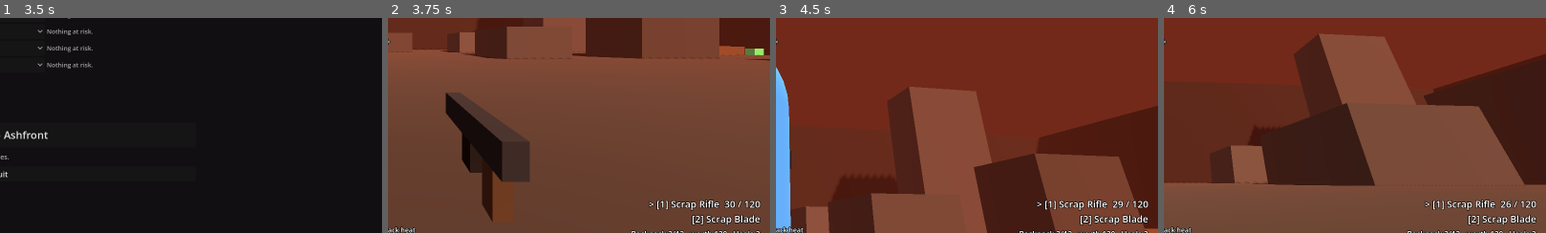
Above: before the commit, frames 1-4 (left to right).
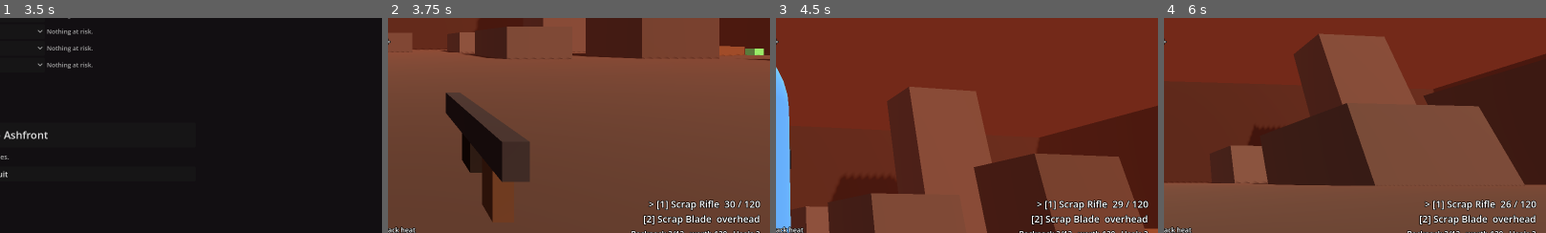
Above: after the commit, the same moments.

Repository: czinabu/projectares
Game: Godot game, scene res://scenes/main.tscn
Two runs of this game, one before a commit and one after it. Both use one fixed random seed, a clock stepped at 60 frames per second and the inputs below.
Inputs (mouse positions are % of the whole screen's width and height, from its top left):
- Up to frame 1 (3.5 s): click "Scrap kit (free)" at 0.5 s; click "Scrap kit (free)" at 1.25 s; click "Scrap kit (free)" at 2 s; click "Scrap kit (free)" at 2.75 s
- Up to frame 2 (3.75 s): click "Deploy to Ashfront" at 3.5 s
- Up to frame 3 (4.5 s): tap V (toggle_view) at 4.25 s; move the mouse to (55, 50) at 4.27 s; hold W (move_forward) from 4.28 s (still down); hold Right mouse button (alt_fire) from 4.28 s (still down); click (55, 50) at 4.42 s
- Up to frame 4 (6 s): keep holding W (move_forward); tap Space (jump) at 4.52, 4.82, 5.27, 5.57 s; tap Q (dash) at 4.55, 5.1 s; tap V (toggle_view) at 5, 5.75 s; move the mouse to (45, 50) at 5.02 s; release Right mouse button (alt_fire) at 5.03 s; click (45, 50) at 5.3 s; move the mouse to (52, 48) at 5.77 s; press the mouse at (52, 48) at 5.78 s
The pictures show only the part of the screen within x 50-100%, y 44-94%; the shares and areas given below are measured in that part.

Frame 1 is identical in both runs. In frame 2, 0.9% of the frame differs, in the area x 66-98%, y 91-97%; in frame 3, 0.9%; in frame 4, 0.9%.

Commit message:
Add three-direction melee: attacks, guards and parries pick a side
The command now carries a melee stance (overhead, left, right), set by
mouse flicks for the player and chosen by bots. An attack takes the stance
it starts in and a guard takes the stance it is raised in. A guard or parry
only stops a melee hit arriving on the side it covers. Bullets are still
partly blocked by any guard. Windup and guard poses show their side, and
the HUD marks your stance and warns which side an enemy swing is coming at.
Melee bots vary their attack side and guard between swings.

Co-Authored-By: Claude Fable 5.2 <noreply@anthropic.com>
Claude-Session: https://claude.ai/code/session_01GXE5t49NqYsEdwF6FLZEG3

Diff:
--- a/core/actor/actor_command.gd
+++ b/core/actor/actor_command.gd
@@ -30,6 +30,9 @@
 ## A weapon's special action (heavy attack for melee).
 var tertiary_pressed := false
 var reload_pressed := false
+## Melee stance, a `MeleeWeapon.Dir`: 0 overhead, 1 left, 2 right. Attacks and
+## guards take the stance they start in. It stays until changed.
+var stance := 0
 
 var interact_pressed := false
 var heal_pressed := false
--- a/core/ai/bot_brain.gd
+++ b/core/ai/bot_brain.gd
@@ -17,6 +17,9 @@
 var burst_pause := 0.7
 var patrol_radius := 22.0
 var give_up_time := 7.0
+## Chance that a melee bot reads the side of an incoming swing in time.
+var guard_skill := 0.4
+var guard_reaction := 0.22
 
 var state := State.PATROL
 var actor: Actor
@@ -40,6 +43,11 @@
 var _strafe_sign := 1.0
 var _strafe_left := 0.0
 var _melee_wait := 0.0
+var _guard_delay := 0.0
+var _guard_dir := 0
+var _read_left := 0.0
+var _read_dir := 0
+var _threat_seen := false
 
 
 func _ready() -> void:
@@ -61,6 +69,7 @@
 	var cmd := actor.cmd
 	cmd.clear_one_shots()
 	cmd.primary = false
+	cmd.secondary = false
 	cmd.sprint = false
 	cmd.move = Vector2.ZERO
 	cmd.aim_dir = Vector3.ZERO
@@ -133,17 +142,42 @@
 			_burst_left = burst_time
 
 
-## Rush the target and swing when in reach. Swings have a visible windup, so a
-## well-timed parry turns the fight.
+## Rush the target and swing from a random side when in reach. Between swings
+## the bot guards one side on a guess, and sometimes reads an incoming swing
+## and moves its guard to meet it. Swings have a visible windup, so a
+## well-timed parry on the right side turns the fight.
 func _attack_melee(cmd: ActorCommand, blade: MeleeWeapon, delta: float) -> void:
 	var dist := _flat_dist(target.global_position)
 	_melee_wait = maxf(0.0, _melee_wait - delta)
+	_guard_delay = maxf(0.0, _guard_delay - delta)
 	if dist > blade.reach * 0.7:
 		cmd.sprint = true
 		_move_toward(cmd, target.global_position, delta, false)
-	if dist <= blade.reach * 0.9 and _melee_wait <= 0.0 and _seen_time >= reaction_time:
+
+	var foe_blade := target.get_active_weapon() as MeleeWeapon
+	var threatened := foe_blade != null and foe_blade.is_winding_up() and dist <= foe_blade.reach * 1.5
+	if threatened and not _threat_seen and _rng.randf() < guard_skill:
+		_read_left = guard_reaction
+		_read_dir = MeleeWeapon.mirror(foe_blade.attack_dir)
+	_threat_seen = threatened
+	if _read_left > 0.0:
+		_read_left -= delta
+		if _read_left <= 0.0 and _guard_dir != _read_dir:
+			# Drop the guard for a tick so it comes back up on the right side.
+			_guard_dir = _read_dir
+			return
+
+	if dist <= blade.reach * 0.9 and _melee_wait <= 0.0 and _seen_time >= reaction_time and not threatened:
+		cmd.stance = _rng.randi_range(0, MeleeWeapon.Dir.size() - 1)
 		cmd.primary_pressed = true
 		_melee_wait = _rng.randf_range(1.0, 1.7)
+		_guard_delay = 0.75
+		_guard_dir = _rng.randi_range(0, MeleeWeapon.Dir.size() - 1)
+		return
+	if dist <= blade.reach * 1.6 and _guard_delay <= 0.0 and _seen_time >= reaction_time \
+			and not blade.is_winding_up():
+		cmd.stance = _guard_dir
+		cmd.secondary = true
 
 
 func _patrol(cmd: ActorCommand, delta: float) -> void:
--- a/core/combat/damage_info.gd
+++ b/core/combat/damage_info.gd
@@ -10,6 +10,9 @@
 var kind := "bullet"
 var position := Vector3.ZERO
 ## Set by the target's guard: part of the hit was blocked, or all of it parried.
+## For melee: the `MeleeWeapon.Dir` the swing comes from, as the attacker sees
+## it. Below zero means the hit has no direction.
+var direction := -1
 var blocked := false
 var parried := false
 
--- a/core/combat/melee_weapon.gd
+++ b/core/combat/melee_weapon.gd
@@ -7,14 +7,27 @@
 ## Defense: hold block to stop hits from the front at a stamina cost. Raising the
 ## guard just before a hit lands is a parry: no damage, the attacker is
 ## staggered, and your next hit is a stronger riposte.
+##
+## Everything is directional. The actor's command carries a stance (overhead,
+## left or right). An attack takes the stance it was started in, and a guard
+## takes the stance it was raised in. A guard only stops a melee hit that comes
+## at the side it covers, so you read the enemy's windup and they read yours.
 
 signal swung(kind: String)
 signal blocked_hit(info: DamageInfo)
 signal parried_hit(info: DamageInfo)
 
+enum Dir { OVERHEAD, LEFT, RIGHT }
+
+const DIR_NAMES := ["overhead", "left", "right"]
 const REST_POSE := -0.45
 const GUARD_POSE := 0.25
 const SWING_TIME := 0.16
+const WINDUP_ROLL := 1.1
+## Where the blade is held, relative to the hand, for each guard.
+const GUARD_OFFSET_OVERHEAD := Vector3(-0.25, 0.3, 0.0)
+const GUARD_OFFSET_LEFT := Vector3(-0.5, 0.05, 0.0)
+const GUARD_OFFSET_RIGHT := Vector3(0.12, 0.05, 0.0)
 
 var light_damage := 28.0
 var heavy_damage := 65.0
@@ -47,6 +60,13 @@
 var riposte_window := 1.6
 var riposte_mult := 1.5
 
+## The stance the actor is asking for right now.
+var stance := Dir.OVERHEAD
+## The side the current or last attack comes from, as the attacker sees it.
+var attack_dir := Dir.OVERHEAD
+## The side the guard covers, as the defender sees it. Set when it is raised.
+var guard_dir := Dir.OVERHEAD
+
 var combo_step := 0
 var _cooldown := 0.0
 var _combo_timer := 0.0
@@ -68,8 +88,23 @@
 	return root
 
 
+## A swing from the attacker's left arrives on the defender's right.
+static func mirror(dir: int) -> int:
+	if dir == Dir.LEFT:
+		return Dir.RIGHT
+	if dir == Dir.RIGHT:
+		return Dir.LEFT
+	return dir
+
+
+## True when a guard facing `p_guard_dir` covers a hit thrown from `p_attack_dir`.
+## Hits with no direction (below zero) can be stopped by any guard.
+static func guard_covers(p_guard_dir: int, p_attack_dir: int) -> bool:
+	return p_attack_dir < 0 or p_guard_dir == mirror(p_attack_dir)
+
+
 func controls_hint() -> String:
-	return "Left mouse combo   Right mouse block, tap just before a hit to parry   F heavy lunge, or dive slam in the air"
+	return "Flick the mouse left, right or up to pick a side   Left mouse attacks from that side   Right mouse guards that side, tap just before a hit to parry   F heavy lunge, or dive slam in the air"
 
 
 func is_blocking() -> bool:
@@ -100,9 +135,11 @@
 
 
 func handle_input(cmd: ActorCommand, delta: float) -> void:
+	stance = clampi(cmd.stance, 0, Dir.size() - 1) as Dir
 	var wants_block := cmd.secondary and not _slamming and _windup_left <= 0.0 and actor.stamina > 0.0
 	if wants_block and not _blocking:
 		_block_time = 0.0
+		guard_dir = stance
 	_blocking = wants_block
 	if _blocking:
 		_block_time += delta
@@ -127,14 +164,14 @@
 
 func status_text() -> String:
 	if _blocking:
-		return "%s  guarding" % display_name
+		return "%s  guarding %s" % [display_name, DIR_NAMES[guard_dir]]
 	if _slamming:
 		return "%s  dive slam" % display_name
 	if actor.riposte_left > 0.0:
 		return "%s  riposte ready" % display_name
 	if combo_step > 0:
-		return "%s  combo %d" % [display_name, combo_step]
-	return display_name
+		return "%s  %s  combo %d" % [display_name, DIR_NAMES[stance], combo_step]
+	return "%s  %s" % [display_name, DIR_NAMES[stance]]
 
 
 func modify_incoming(info: DamageInfo) -> void:
@@ -148,6 +185,9 @@
 	var to := source.global_position - actor.global_position
 	to.y = 0.0
 	if to.length() > 0.01 and forward.normalized().angle_to(to.normalized()) > deg_to_rad(block_arc_deg) * 0.5:
+		return
+	if info.kind == "melee" and not guard_covers(guard_dir, info.direction):
+		actor.notice.emit("Wrong side")
 		return
 
 	if _block_time <= parry_window:
@@ -203,9 +243,7 @@
 	_windup_kind = kind
 	_windup_damage = amount
 	_windup_left = maxf(time, 0.001)
-	if visual:
-		# Alternate the slash angle through the combo so the hits read differently.
-		visual.rotation.z = [0.0, 0.7, -0.7, 0.0][combo_step] if kind == "light" else 0.0
+	attack_dir = stance
 
 
 func _start_slam() -> void:
@@ -244,32 +282,52 @@
 			continue
 		if dist > 0.8 and forward.angle_to(to.normalized()) > half_arc:
 			continue
-		Combat.deal(other, DamageInfo.make(amount, actor, "melee", other.global_position))
-
-
-## Greybox poses: raised for a windup, swept forward on a strike, held across
-## the body while guarding.
+		var info := DamageInfo.make(amount, actor, "melee", other.global_position)
+		info.direction = attack_dir
+		Combat.deal(other, info)
+
+
+## Greybox poses. The blade is cocked to the attack's side for a windup, swept
+## through on a strike, and held on the guarded side while blocking, so both
+## fighters can read the direction.
 func _animate(delta: float) -> void:
 	if visual == null:
 		return
 	var pose := REST_POSE
 	var roll := 0.0
-	var settle_roll := true
+	var offset := Vector3.ZERO
 	if _slamming:
 		pose = 1.3
 	elif _windup_left > 0.0:
 		pose = 1.0 if _windup_kind == "heavy" else 0.7
-		settle_roll = false
+		roll = _side(attack_dir) * WINDUP_ROLL
+		if attack_dir == Dir.OVERHEAD:
+			pose += 0.35
+			offset.y = 0.12
 	elif _swing_left > 0.0:
 		_swing_left -= delta
 		pose = lerpf(0.6, -2.1, 1.0 - maxf(_swing_left, 0.0) / SWING_TIME)
-		settle_roll = false
+		roll = _side(attack_dir) * WINDUP_ROLL
 	elif _blocking:
 		pose = GUARD_POSE
-		roll = 1.25
-	if settle_roll:
-		visual.rotation.z = lerp_angle(visual.rotation.z, roll, 1.0 - exp(-18.0 * delta))
+		if guard_dir == Dir.OVERHEAD:
+			roll = 1.4
+			offset = GUARD_OFFSET_OVERHEAD
+		else:
+			roll = _side(guard_dir) * 0.2
+			offset = GUARD_OFFSET_LEFT if guard_dir == Dir.LEFT else GUARD_OFFSET_RIGHT
+	visual.rotation.z = lerp_angle(visual.rotation.z, roll, 1.0 - exp(-24.0 * delta))
 	visual.rotation.x = lerp_angle(visual.rotation.x, pose, 1.0 - exp(-40.0 * delta))
+	visual.position = visual.position.lerp(offset, 1.0 - exp(-24.0 * delta))
+
+
+## +1 for the actor's left, -1 for the right, 0 for overhead.
+static func _side(dir: int) -> float:
+	if dir == Dir.LEFT:
+		return 1.0
+	if dir == Dir.RIGHT:
+		return -1.0
+	return 0.0
 
 
 func _other_actors() -> Array[Actor]:
--- a/core/player/player_controller.gd
+++ b/core/player/player_controller.gd
@@ -21,11 +21,17 @@
 var third_person_aim_distance := 2.2
 var base_fov := 80.0
 var ads_fov := 55.0
+## How far the mouse has to move, in pixels, to count as a stance flick.
+var flick_threshold := 45.0
+## How quickly old mouse movement stops counting toward a flick.
+var flick_decay := 9.0
+var stance := 0
 
 var yaw := 0.0
 var pitch := 0.0
 var _cam_dist := 0.0
 var _pending_switch := -1
+var _flick := Vector2.ZERO
 var _rng := RandomNumberGenerator.new()
 var _thrust_audio: AudioStreamPlayer
 
@@ -67,6 +73,7 @@
 	if event is InputEventMouseMotion and captured:
 		yaw -= event.relative.x * mouse_sensitivity
 		pitch = clampf(pitch - event.relative.y * mouse_sensitivity, -1.5, 1.5)
+		_flick += event.relative
 	elif event is InputEventKey and event.pressed and event.keycode == KEY_ESCAPE:
 		Input.mouse_mode = Input.MOUSE_MODE_VISIBLE if captured else Input.MOUSE_MODE_CAPTURED
 	elif event is InputEventMouseButton and event.pressed and not captured:
@@ -86,9 +93,24 @@
 	actor.notice.emit("Camera: %s" % VIEW_NAMES[view_mode])
 
 
-func _physics_process(_delta: float) -> void:
+## Turns recent mouse movement into a melee stance: a flick left or right
+## picks that side, a flick up picks overhead. Anything else keeps `current`.
+static func stance_from_flick(flick: Vector2, current: int, threshold: float) -> int:
+	if flick.length() < threshold:
+		return current
+	if absf(flick.x) >= absf(flick.y):
+		return MeleeWeapon.Dir.LEFT if flick.x < 0.0 else MeleeWeapon.Dir.RIGHT
+	if flick.y < 0.0:
+		return MeleeWeapon.Dir.OVERHEAD
+	return current
+
+
+func _physics_process(delta: float) -> void:
 	if actor == null or not is_instance_valid(actor) or actor.is_dead:
 		return
+	stance = stance_from_flick(_flick, stance, flick_threshold)
+	_flick *= exp(-flick_decay * delta)
+	actor.cmd.stance = stance
 	var cmd := actor.cmd
 	cmd.clear_one_shots()
 	var captured := Input.mouse_mode == Input.MOUSE_MODE_CAPTURED
--- a/core/ui/hud.gd
+++ b/core/ui/hud.gd
@@ -12,6 +12,7 @@
 var _stamina_bar: ProgressBar
 var _hit_marker: HitMarker
 var _hurt_flash: ColorRect
+var _stance: StanceIndicator
 var _heat_bar: ProgressBar
 var _heat_label: Label
 var _weapon: Label
@@ -45,6 +46,11 @@
 	root.add_child(_hit_marker)
 	_place(_hit_marker, 0.5, 0.5, Vector2(-20, -20), Vector2(40, 40))
 
+	_stance = StanceIndicator.new()
+	_stance.mouse_filter = Control.MOUSE_FILTER_IGNORE
+	root.add_child(_stance)
+	_place(_stance, 0.5, 0.5, Vector2(-70, -70), Vector2(140, 140))
+
 	var crosshair := _label(root, "+", 22)
 	_place(crosshair, 0.5, 0.5, Vector2(-7, -17), Vector2(14, 30))
 
@@ -121,6 +127,10 @@
 	_heat_label.modulate = Color(1, 0.35, 0.25) if p.flight.overheated else Color.WHITE
 
 	var weapon := p.get_active_weapon()
+	var blade := weapon as MeleeWeapon
+	_stance.stance = blade.stance if blade else -1
+	_stance.guarding = blade != null and blade.is_blocking()
+	_stance.threat = incoming_side(p)
 	# Every carried weapon is listed with its key, the one in hand marked.
 	var slots: Array[String] = []
 	for i in p.weapons.size():
@@ -153,6 +163,34 @@
 	for m in _messages:
 		lines.append(m.text)
 	_feed.text = "\n".join(lines)
+
+
+## The side a nearby enemy swing is coming at the player, as the player sees
+## it (the side to guard), or -1 when nothing is winding up in front of them.
+static func incoming_side(p: Actor) -> int:
+	if p.is_dead or not p.is_inside_tree():
+		return -1
+	var forward := p.get_aim_dir()
+	forward.y = 0.0
+	var best := -1
+	var best_dist := INF
+	for node in p.get_tree().get_nodes_in_group("actors"):
+		var other := node as Actor
+		if other == null or other == p or other.is_dead:
+			continue
+		var blade := other.get_active_weapon() as MeleeWeapon
+		if blade == null or not blade.is_winding_up():
+			continue
+		var to := other.global_position - p.global_position
+		to.y = 0.0
+		var dist := to.length()
+		if dist > blade.reach * 2.5 or dist >= best_dist:
+			continue
+		if dist > 0.5 and forward.length() > 0.01 and forward.normalized().dot(to.normalized()) < 0.2:
+			continue
+		best = MeleeWeapon.mirror(blade.attack_dir)
+		best_dist = dist
+	return best
 
 
 func _on_hit_confirmed(_target: Actor, info: DamageInfo, lethal: bool) -> void:
--- /dev/null
+++ b/core/ui/stance_indicator.gd
@@ -0,0 +1,39 @@
+class_name StanceIndicator
+extends Control
+## Three marks around the crosshair for directional melee: which side you are
+## set to attack or guard, and which side an enemy swing is coming at.
+
+const OFFSETS := [Vector2(0, -1), Vector2(-1, 0), Vector2(1, 0)]
+
+## The player's `MeleeWeapon.Dir`, or -1 to hide the stance marks.
+var stance := -1
+var guarding := false
+## The side of the screen an enemy swing is coming at, or -1 for none.
+var threat := -1
+
+var radius := 34.0
+var threat_radius := 48.0
+var mark_length := 22.0
+
+
+func _process(_delta: float) -> void:
+	queue_redraw()
+
+
+func _draw() -> void:
+	var center := size * 0.5
+	for dir in OFFSETS.size():
+		var out: Vector2 = OFFSETS[dir]
+		var along := Vector2(-out.y, out.x) * mark_length * 0.5
+		if stance >= 0:
+			var active := dir == stance
+			var color := Color(1, 1, 1, 0.22)
+			if active:
+				color = Color(0.45, 0.75, 1.0) if guarding else Color.WHITE
+			var at := center + out * radius
+			draw_line(at - along, at + along, color, 4.0 if active else 2.0)
+		if dir == threat:
+			var at := center + out * threat_radius
+			# Yellow on a dark outline, so it shows against red enemies and sky.
+			draw_line(at - along * 1.6, at + along * 1.6, Color(0, 0, 0, 0.85), 12.0)
+			draw_line(at - along * 1.5, at + along * 1.5, Color(1.0, 0.9, 0.15), 7.0)
--- a/tests/test_runner.gd
+++ b/tests/test_runner.gd
@@ -23,6 +23,7 @@
 	await _test_raid_setup_and_movement()
 	await _test_combat_and_loot()
 	await _test_melee_defense()
+	await _test_directional_melee()
 	await _test_extraction()
 	await _test_loadouts()
 	await _test_death()
@@ -622,3 +623,134 @@
 	hub.queue_free()
 	Profile.reset()
 	Profile.welcome_granted = true
+
+
+func _test_directional_melee() -> void:
+	print("Directional melee")
+	var over := MeleeWeapon.Dir.OVERHEAD
+	var left := MeleeWeapon.Dir.LEFT
+	var right := MeleeWeapon.Dir.RIGHT
+	check(MeleeWeapon.mirror(left) == right and MeleeWeapon.mirror(right) == left
+			and MeleeWeapon.mirror(over) == over, "left and right mirror, overhead does not")
+	check(MeleeWeapon.guard_covers(right, left) and not MeleeWeapon.guard_covers(left, left)
+			and MeleeWeapon.guard_covers(left, -1), "a guard covers the side the swing arrives on")
+
+	# Mouse flicks pick the stance.
+	check(PlayerController.stance_from_flick(Vector2(-80, 10), over, 45.0) == left
+			and PlayerController.stance_from_flick(Vector2(80, -10), over, 45.0) == right
+			and PlayerController.stance_from_flick(Vector2(5, -80), left, 45.0) == over,
+			"flicking the mouse left, right or up picks that side")
+	check(PlayerController.stance_from_flick(Vector2(10, 5), left, 45.0) == left
+			and PlayerController.stance_from_flick(Vector2(0, 90), right, 45.0) == right,
+			"small or downward mouse movement keeps the stance")
+
+	var raid := await _new_raid(51, false)
+	var setup: Array = await _duel(raid)
+	var p: Actor = setup[0]
+	var foe: Actor = setup[1]
+	var foe_blade: MeleeWeapon = setup[2]
+	var blade := p.get_active_weapon() as MeleeWeapon
+	var total := func() -> float: return p.health.health + p.health.armor
+
+	# The foe swings from its left, which arrives on the player's right.
+	foe.cmd.stance = left
+	p.cmd.stance = left
+	p.cmd.secondary = true
+	await frames(30)
+	var before: float = total.call()
+	await _foe_swing(foe)
+	await frames(10)
+	check(foe_blade.is_winding_up() and foe_blade.attack_dir == left, "a swing takes the stance it started in")
+	check(Hud.incoming_side(p) == right, "the HUD warns which side to guard")
+	await frames(30)
+	check(total.call() < before, "a guard on the wrong side stops nothing")
+	check(Hud.incoming_side(p) == -1, "the warning clears after the swing")
+
+	# Changing stance while the guard is up does not move it.
+	p.cmd.stance = right
+	await frames(30)
+	check(blade.guard_dir == left, "a guard keeps the side it was raised on")
+	p.cmd.secondary = false
+	await frames(60)
+
+	# Guard the correct side.
+	p.cmd.secondary = true
+	await frames(30)
+	check(blade.guard_dir == right, "raising the guard again takes the new stance")
+	before = total.call()
+	await _foe_swing(foe)
+	await frames(40)
+	check(is_equal_approx(total.call(), before), "a guard on the correct side blocks the hit")
+	p.cmd.secondary = false
+
+	# A parry needs the correct side too.
+	await frames(90)
+	p.cmd.stance = over
+	before = total.call()
+	await _foe_swing(foe)
+	await frames(22)
+	p.cmd.secondary = true
+	await frames(12)
+	p.cmd.secondary = false
+	check(total.call() < before and foe.stagger_left <= 0.0, "a parry on the wrong side fails")
+	await frames(90)
+	p.cmd.stance = right
+	p.stagger_left = 0.0
+	before = total.call()
+	await _foe_swing(foe)
+	await frames(22)
+	p.cmd.secondary = true
+	await frames(12)
+	p.cmd.secondary = false
+	check(is_equal_approx(total.call(), before) and foe.stagger_left > 0.0, "a parry on the correct side lands")
+
+	# The player's attacks carry their direction, and the foe can guard them.
+	await frames(120)
+	foe.stagger_left = 0.0
+	p.riposte_left = 0.0
+	p.cmd.stance = right
+	foe.cmd.stance = left
+	foe.cmd.secondary = true
+	await frames(30)
+	var foe_before := foe.health.health + foe.health.armor
+	p.cmd.primary_pressed = true
+	await frames(1)
+	p.cmd.primary_pressed = false
+	await frames(20)
+	check(is_equal_approx(foe.health.health + foe.health.armor, foe_before), "an enemy guarding the right side blocks you")
+	await frames(40)
+	p.cmd.stance = over
+	p.cmd.primary_pressed = true
+	await frames(1)
+	p.cmd.primary_pressed = false
+	await frames(20)
+	check(foe.health.health + foe.health.armor < foe_before, "attacking a side the enemy is not guarding gets through")
+	foe.cmd.secondary = false
+
+	# Bullets ignore direction: any guard turns part of one aside.
+	p.cmd.stance = left
+	p.cmd.secondary = true
+	await frames(30)
+	before = total.call()
+	Combat.deal(p, DamageInfo.make(20.0, foe, "bullet"))
+	var loss: float = before - total.call()
+	check(loss > 0.0 and loss < 20.0, "any guard turns aside part of a bullet")
+	p.cmd.secondary = false
+	await _end_raid(raid)
+
+	# A guarding brute picks a side and holds it between swings.
+	var brute_raid := await _new_raid(52, true)
+	var duel: Array = await _duel(brute_raid)
+	var brute: Actor = duel[1]
+	var brute_blade: MeleeWeapon = duel[2]
+	var guarded := false
+	var sides := {}
+	for i in 600:
+		await frames(1)
+		if brute_blade.is_blocking():
+			guarded = true
+		if brute_blade.is_winding_up():
+			sides[brute_blade.attack_dir] = true
+	check(guarded, "a melee bot guards between swings")
+	check(sides.size() >= 2, "a melee bot varies the side it attacks from")
+	await _end_raid(brute_raid)
--- a/tests/visual_check.gd
+++ b/tests/visual_check.gd
@@ -36,6 +36,40 @@
 	await _settle(20)
 	await _shot(out_dir.path_join("first_person_guard.png"))
 	Input.action_release("alt_fire")
+	await _settle(10)
+	controller.stance = MeleeWeapon.Dir.LEFT
+	await _settle(2)
+	Input.action_press("alt_fire")
+	await _settle(20)
+	await _shot(out_dir.path_join("first_person_guard_left.png"))
+	Input.action_release("alt_fire")
+	# An enemy winding up a swing from its right, which arrives on your left.
+	var foe := raid.bots[0]
+	for child in foe.get_children():
+		if child is BotBrain:
+			child.set_physics_process(false)
+	var ahead := raid.player.get_aim_dir()
+	ahead.y = 0.0
+	foe.global_position = raid.player.global_position + ahead.normalized() * 2.4
+	foe.cmd.move = Vector2.ZERO
+	foe.cmd.yaw = controller.yaw + PI
+	foe.cmd.aim_dir = -ahead.normalized()
+	for w in foe.weapons:
+		w.queue_free()
+	foe.weapons.clear()
+	var cleaver := MeleeWeapon.new()
+	cleaver.light_windup = 3.0
+	cleaver.light_stamina = 0.0
+	foe.equip_weapon(cleaver)
+	foe.active_weapon_index = 0
+	foe.cmd.stance = MeleeWeapon.Dir.RIGHT
+	await _settle(5)
+	foe.cmd.primary_pressed = true
+	await _settle(1)
+	foe.cmd.primary_pressed = false
+	await _settle(25)
+	await _shot(out_dir.path_join("enemy_windup.png"))
+	foe.global_position += Vector3(0, -200, 0)
 	hud._on_hit_confirmed(raid.player, DamageInfo.make(1.0, raid.player, "melee"), false)
 	Sfx.play("parry")
 	await _settle(2)
Not shown, added: core/ui/stance_indicator.gd.uid
Not shown, changed: CLAUDE.md
